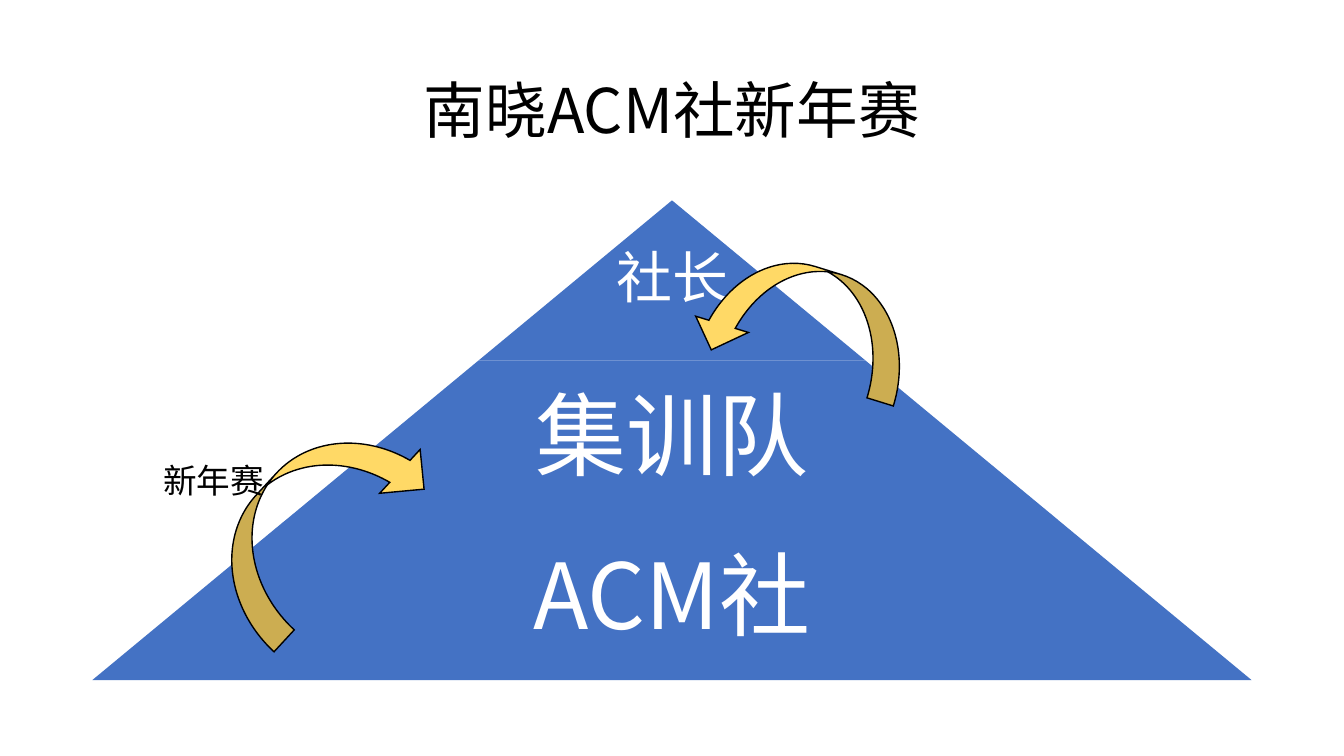
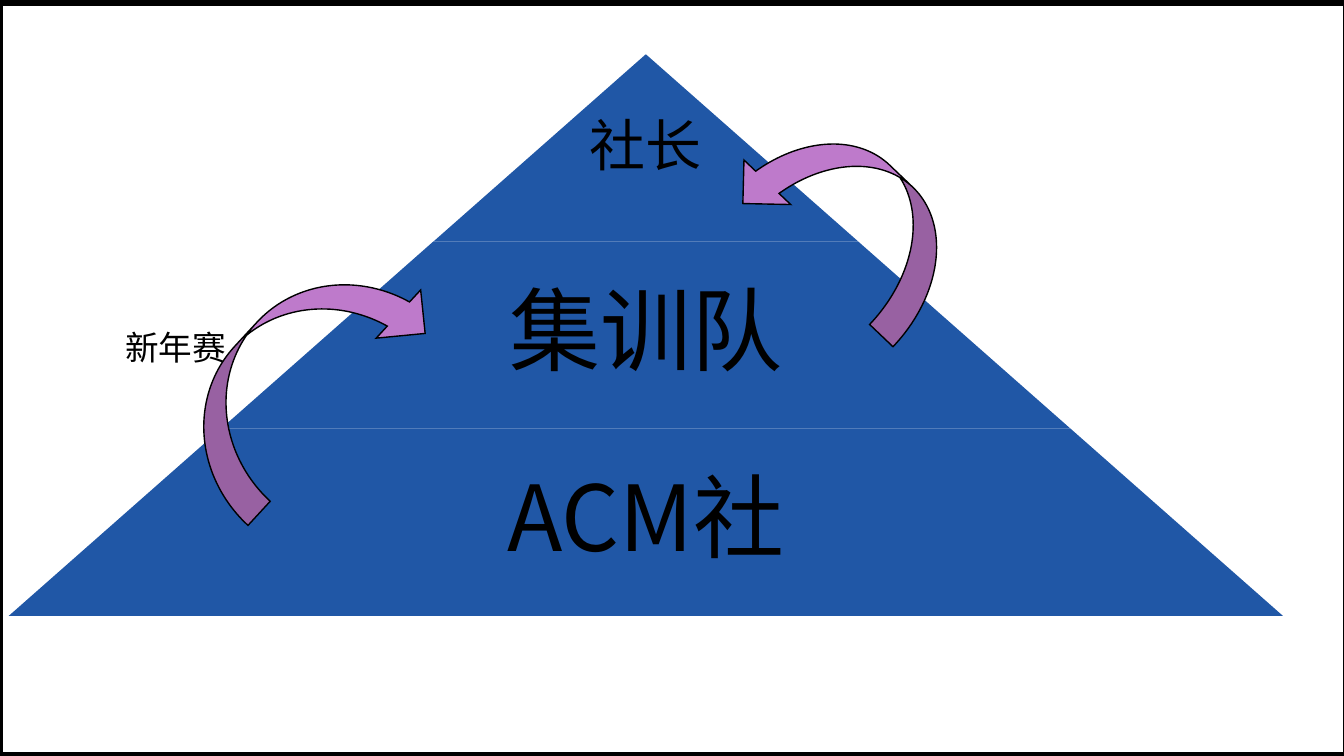
Before and after one commit to ZPYhiahiahia/nxjb-recursion-src, a slide deck: slide 3 of 递归.pptx (slide 1 before the commit). Drawn at 1344x756 pixels with LibreOffice and Linux fonts; fonts in the diff are those of the drawing. Boxes give left, top, right and bottom in pixels: in the first picture for what was removed or moved away, otherwise in the second. Text is boxed around its words. In the diff, an @@ line names an element or a change of style, - is before the commit and + after.

```diff
--- a/递归.pptx
+++ b/递归.pptx
@@ table added at (0,1,1344,756), 1 rows, 1 columns @@
+
@@ table added at (0,2,1344,756), 1 rows, 1 columns @@
+
@@ text colour #FFFFFF to #000000 in 3 elements at (507,474,784,558), (509,287,782,371), (590,119,702,171) @@
@@ text "社长": place and size @@
-text "社长" at (616,242,728,313)
+text "社长" at (590,119,702,171)
@@ trapezoid added at (434,54,858,242), fill #2057A6 @@
@@ title removed at (424,81,920,138) @@
-南晓ACM社新年赛
@@ curved right arrow added at (720,88,982,347), fill #BE7ACB, outline #000000 1 pt @@
@@ trapezoid removed at (479,201,865,361) @@
@@ curved left arrow added at (151,220,447,526), fill #BE7ACB, outline #000000 1 pt @@
@@ curved right arrow removed at (685,236,925,405) @@
@@ trapezoid added at (221,242,1071,430), fill #2057A6 @@
@@ text "集训队": place and size @@
-text "集训队" at (535,392,808,477)
+text "集训队" at (509,287,782,371)
@@ text "新年赛": place and size @@
-text "新年赛" at (163,464,264,503)
+text "新年赛" at (125,331,226,370)
@@ curved left arrow removed at (187,386,444,651) @@
@@ trapezoid removed at (285,360,1059,520) @@
@@ trapezoid: place and size @@
-trapezoid at (93,520,1252,681)
+trapezoid at (9,429,1284,616)
@@ trapezoid at (9,429,1284,616): fill #4472C4 to #2057A6; proportions changed @@
@@ text "ACM社": place and size @@
-text "ACM社" at (533,552,810,636)
+text "ACM社" at (507,474,784,558)
```
Also in this commit, not shown: 3 other slides changed, 19 slides added, 6 slides removed, 1 other file.
